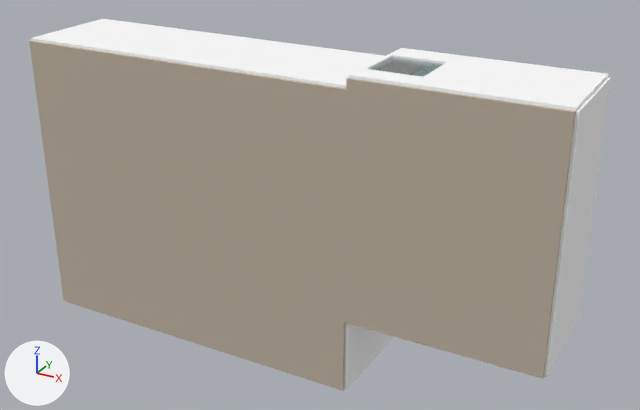
The glTF model frontend/labs/fly-world/assets/fly-house.glb as it was, and as the next commit left it.
Before and after are seen from a 50 mm camera at (13.45, -19.89, 9.56) aimed at (3.1, -1.07, 0.15). Every picture has the same lights, and +X, +Y and +Z are marked at lower left. The picture after the commit comes second. Where no turn or scale is listed for an object, it has been applied to the vertices.

The first picture shows 'CEILING__bed', 'CEILING__main', 'WALL__bed__east', 'WALL__bed__north_b', 'WALL__bed__north_head', 'WALL__bed__north_sill', 'WALL__main__east_a', 'WALL__main__north', 'bedroom-window' and 3 more.
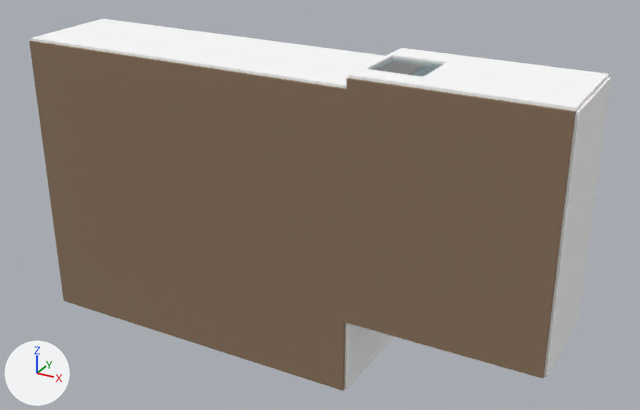
What changed in the scene script:
```text
Change mat_aged_plaster_shadow_v2:
    mat_aged_plaster_shadow_v2.base_color: (0.52, 0.45, 0.36) -> (0.25, 0.17, 0.11)  # light grey #bfb3a2 -> brown #89735d
```

Where the change shows, as pixel boxes [x1, y1, x2, y2] in the pictures (640 x 410 px):
'CEILING__main', recoloured (light grey to brown): [29, 41, 347, 391] in both
'CEILING__bed', recoloured (light grey to brown): [344, 78, 576, 378] in both
